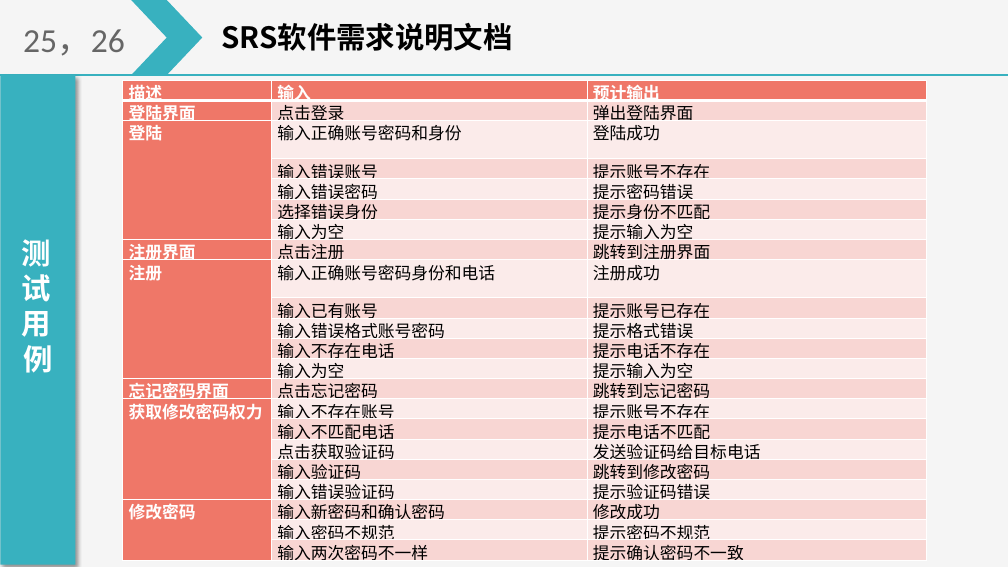
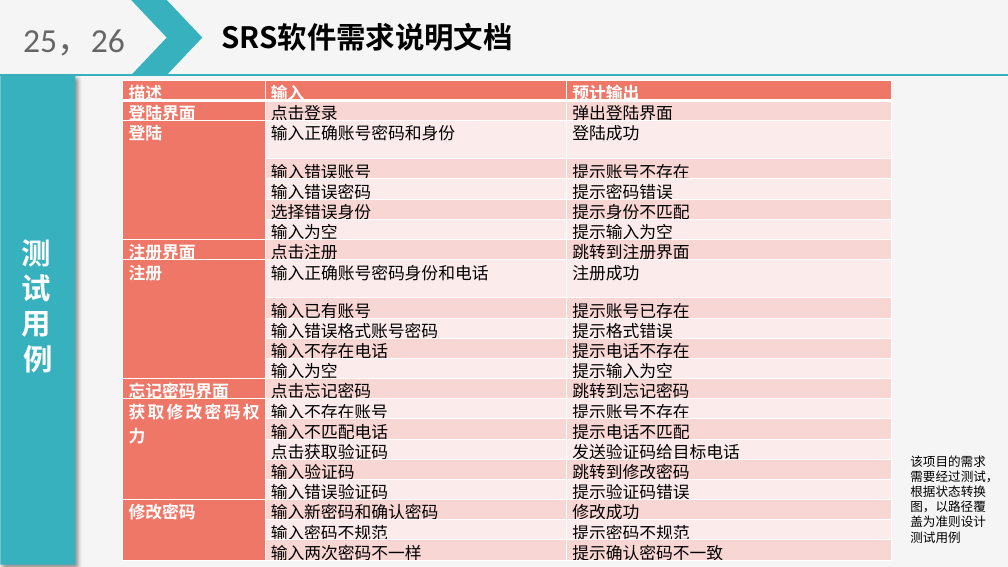
Before and after one commit to on6nx/requirement, a slide deck: slide 23 of 3.requirement/SRS软件需求说明汇报.pptx (slide 20 before the commit). Drawn at 1008x567 pixels with LibreOffice and Linux fonts; fonts in the diff are those of the drawing. Boxes give left, top, right and bottom in pixels: in the first picture for what was removed or moved away, otherwise in the second. Text is boxed around its words. In the diff, an @@ line names an element or a change of style, - is before the commit and + after.

```diff
--- a/3.requirement/SRS软件需求说明汇报.pptx
+++ b/3.requirement/SRS软件需求说明汇报.pptx
@@ table: place and size @@
-table at bbox=[123, 80, 927, 565]
+table at bbox=[123, 80, 892, 565]
@@ text added at bbox=[910, 455, 998, 543], 12 pt, text #000000 @@
+该项目的需求需要经过测试，根据状态转换图，以路径覆盖为准则设计测试用例
```
Also in this commit, not shown: 19 other slides changed, 4 slides added, 12 other files.
